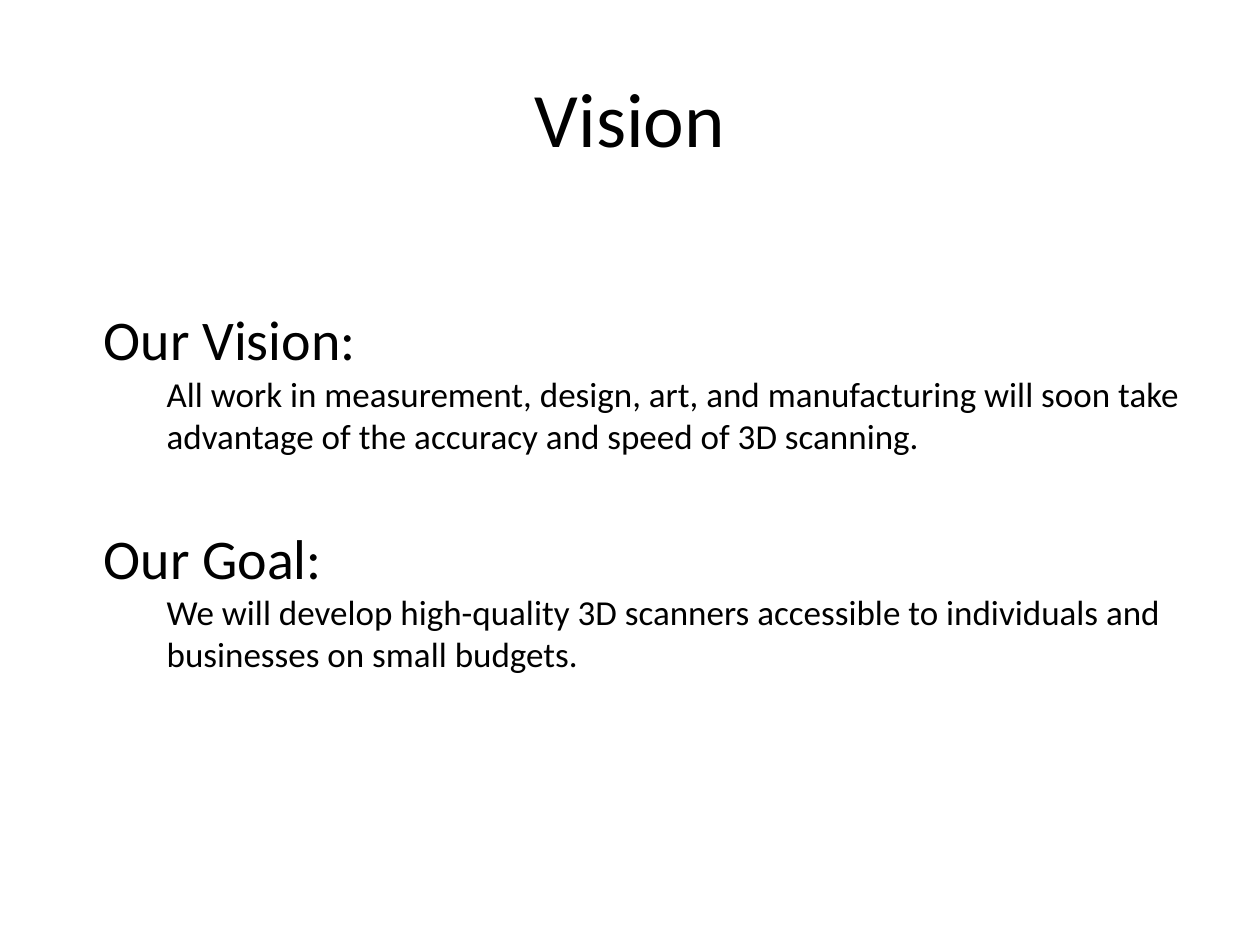
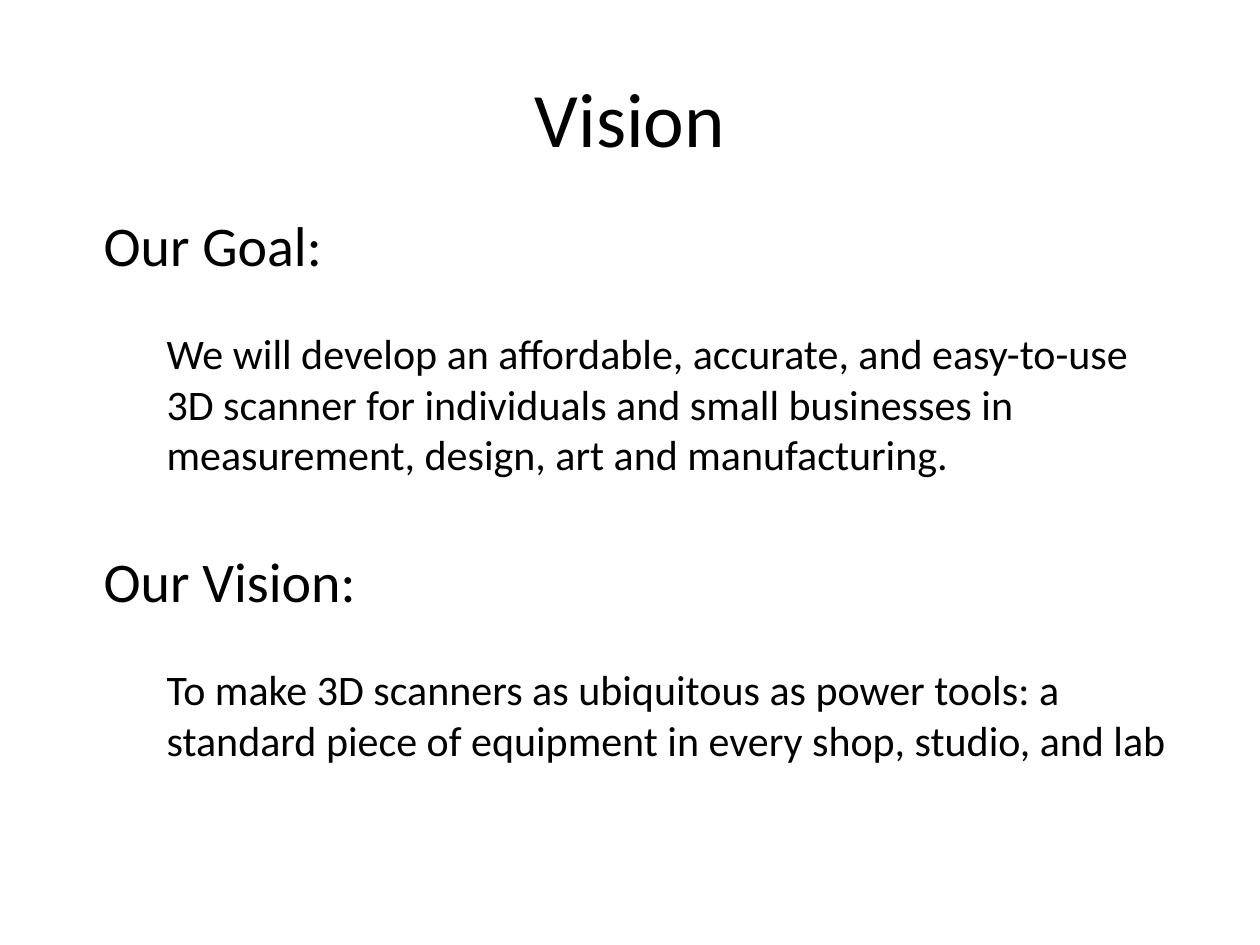
Before and after one commit to troyastorino/dcba, a slide deck: slide 3 of presentations/10-slide-pitch/initial-10-slide-pitch.pptx (slide 2 before the commit). Drawn at 1260x945 pixels with LibreOffice and Linux fonts; fonts in the diff are those of the drawing. Boxes give left, top, right and bottom in pixels: in the first picture for what was removed or moved away, otherwise in the second. Text is boxed around its words. In the diff, an @@ line names an element or a change of style, - is before the commit and + after.

```diff
--- a/presentations/10-slide-pitch/initial-10-slide-pitch.pptx
+++ b/presentations/10-slide-pitch/initial-10-slide-pitch.pptx
@@ text "Our Goal:": place and size @@
-text "Our Goal:" at box(104, 321, 1178, 673)
+text "Our Goal:" at box(104, 227, 1165, 763)
@@ text at box(104, 227, 1128, 478): paragraphs added @@
+Our Goal:
+We will develop an affordable, accurate, and easy-to-use 3D scanner for individuals and small businesses in measurement, design, art and manufacturing.
@@ text at box(167, 675, 1165, 763): text changed; size 20 to 24 pt @@
-All work in measurement, design, art, and manufacturing will soon take advantage of the accuracy and speed of 3D scanning.
-Our Goal:
-We will develop high-quality 3D scanners accessible to individuals and businesses on small budgets.
+To make 3D scanners as ubiquitous as power tools: a standard piece of equipment in every shop, studio, and lab
```
Also in this commit, not shown: 2 other slides changed, 4 slides added, 2 slides removed, 5 other files.
